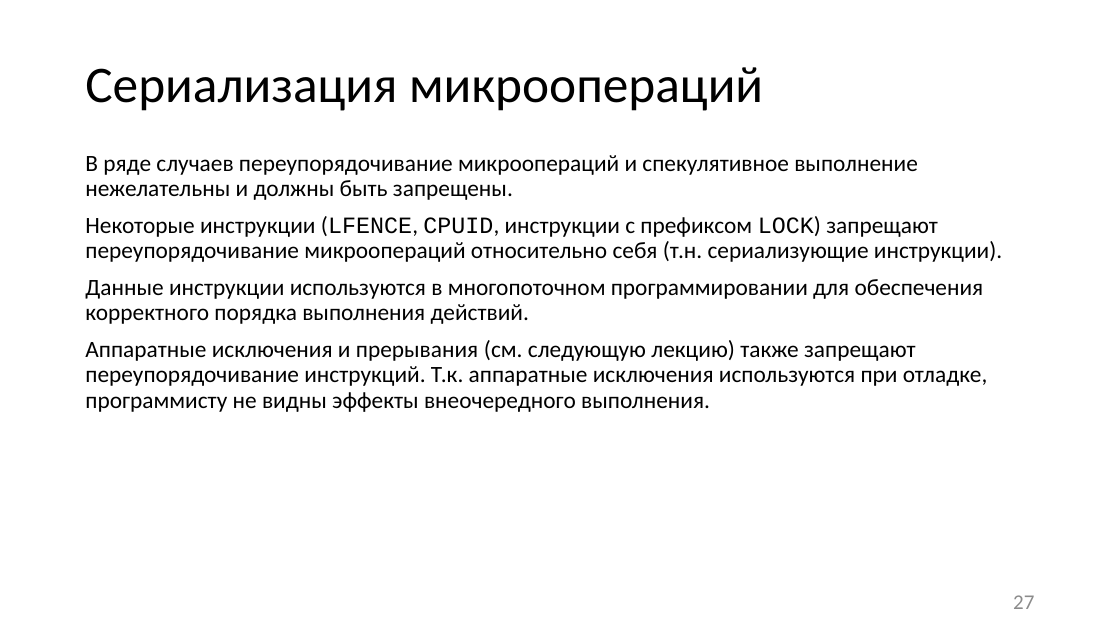
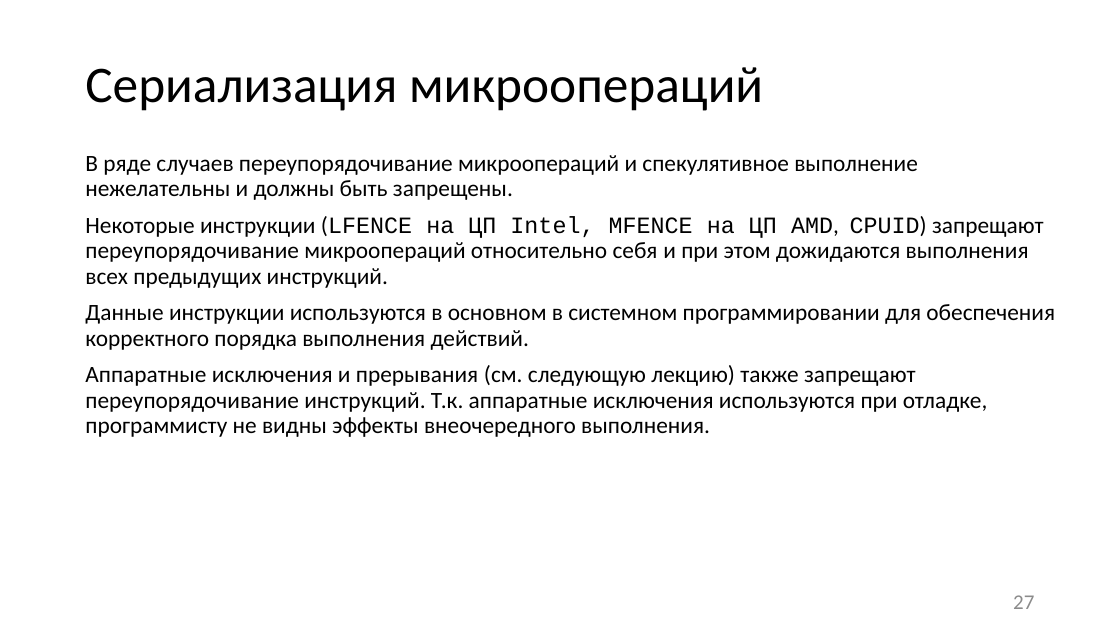
Before and after one commit to itsecd/low-level-programming, a slide deck: slide 27 of Lectures/7.Microarchitecture/Lecture7.pptx. Drawn at 1120x630 pixels with LibreOffice and Linux fonts; fonts in the diff are those of the drawing. Boxes give left, top, right and bottom in pixels: in the first picture for what was removed or moved away, otherwise in the second. Text is boxed around its words. In the diff, an @@ line names an element or a change of style, - is before the commit and + after.

Commit message:
[~] Lecture7: changed wording

```diff
--- a/Lectures/7.Microarchitecture/Lecture7.pptx
+++ b/Lectures/7.Microarchitecture/Lecture7.pptx
@@ text at bbox=[85, 216, 1055, 350]: text changed @@
-Некоторые инструкции (LFENCE, CPUID, инструкции с префиксом LOCK) запрещают переупорядочивание микроопераций относительно себя (т.н. сериализующие инструкции).
-Данные инструкции используются в многопоточном программировании для обеспечения корректного порядка выполнения действий.
+Некоторые инструкции (LFENCE на ЦП Intel, MFENCE на ЦП AMD, CPUID) запрещают переупорядочивание микроопераций относительно себя и при этом дожидаются выполнения всех предыдущих инструкций.
+Данные инструкции используются в основном в системном программировании для обеспечения корректного порядка выполнения действий.
```
Also in this commit, not shown: 2 other slides changed, 1 other file.
